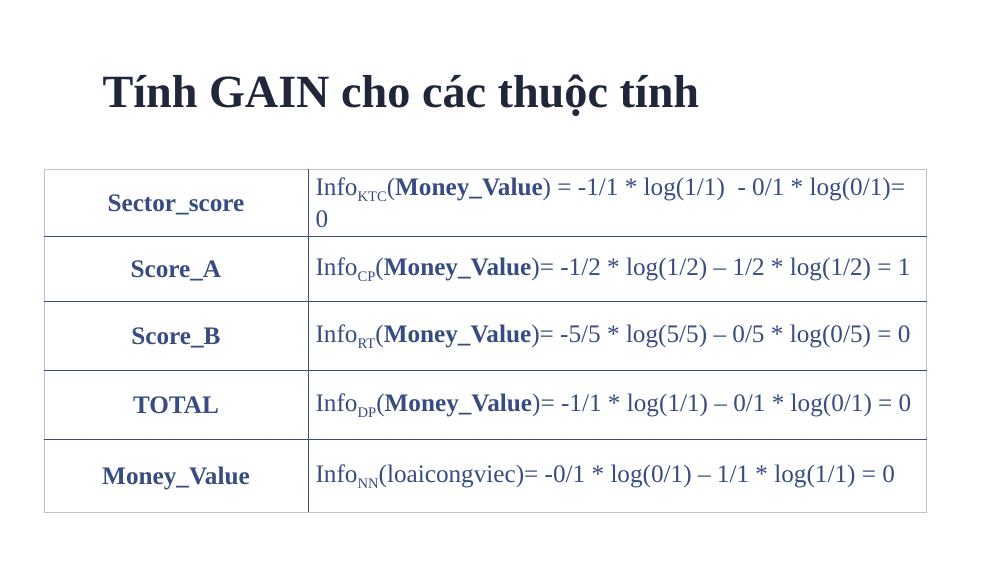
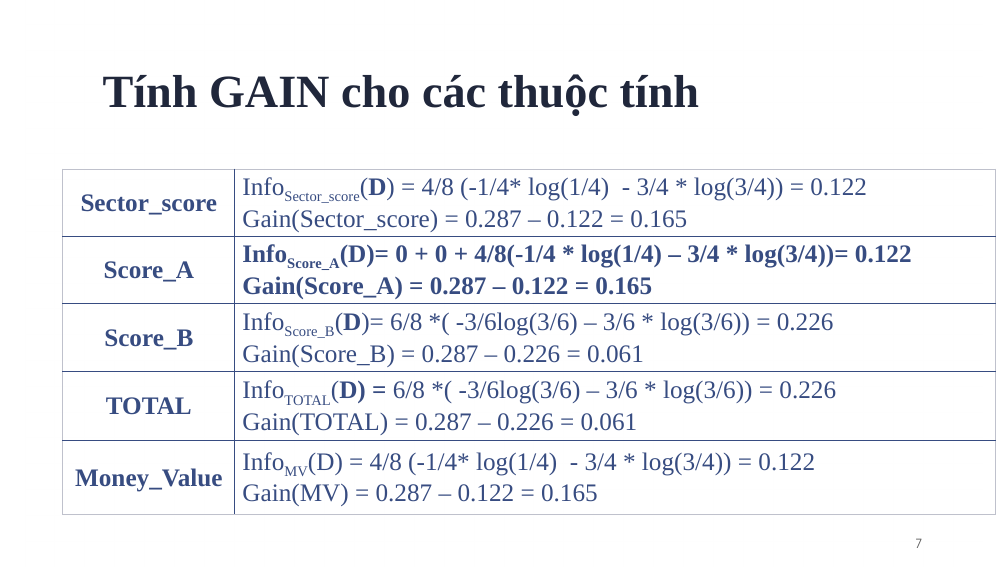
Before and after one commit to trungcpag/machine-CTU, a slide deck: slide 7 of report.pptx. Drawn at 1008x567 pixels with LibreOffice and Linux fonts; fonts in the diff are those of the drawing; background and template pictures are left out. Boxes give left, top, right and bottom in pixels: in the first picture for what was removed or moved away, otherwise in the second. Text is boxed around its words. In the diff, an @@ line names an element or a change of style, - is before the commit and + after.

```diff
--- a/report.pptx
+++ b/report.pptx
@@ table at (63,169,995,516) @@
-row 1, column 2: InfoKTC(Money_Value) = -1/1 * log(1/1) - 0/1 * log(0/1)= 0
+row 1, column 2: InfoSector_score(D) = 4/8 (-1/4* log(1/4) - 3/4 * log(3/4)) = 0.122 / Gain(Sector_score) = 0.287 – 0.122 = 0.165
-row 2, column 2: InfoCP(Money_Value)= -1/2 * log(1/2) – 1/2 * log(1/2) = 1
+row 2, column 2: InfoScore_A(D)= 0 + 0 + 4/8(-1/4 * log(1/4) – 3/4 * log(3/4))= 0.122 / Gain(Score_A) = 0.287 – 0.122 = 0.165
-row 3, column 2: InfoRT(Money_Value)= -5/5 * log(5/5) – 0/5 * log(0/5) = 0
+row 3, column 2: InfoScore_B(D)= 6/8 *( -3/6log(3/6) – 3/6 * log(3/6)) = 0.226 / Gain(Score_B) = 0.287 – 0.226 = 0.061
-row 4, column 2: InfoDP(Money_Value)= -1/1 * log(1/1) – 0/1 * log(0/1) = 0
+row 4, column 2: InfoTOTAL(D) = 6/8 *( -3/6log(3/6) – 3/6 * log(3/6)) = 0.226 / Gain(TOTAL) = 0.287 – 0.226 = 0.061
-row 5, column 2: InfoNN(loaicongviec)= -0/1 * log(0/1) – 1/1 * log(1/1) = 0
+row 5, column 2: InfoMV(D) = 4/8 (-1/4* log(1/4) - 3/4 * log(3/4)) = 0.122 / Gain(MV) = 0.287 – 0.122 = 0.165
@@ table: place and size @@
-table at (44,169,926,513)
+table at (63,169,995,516)
@@ page number added at (915,538,922,548), 12 pt, text #595959 @@
+7
```
Also in this commit, not shown: 8 other slides changed, 2 slides added, 2 slides removed.
